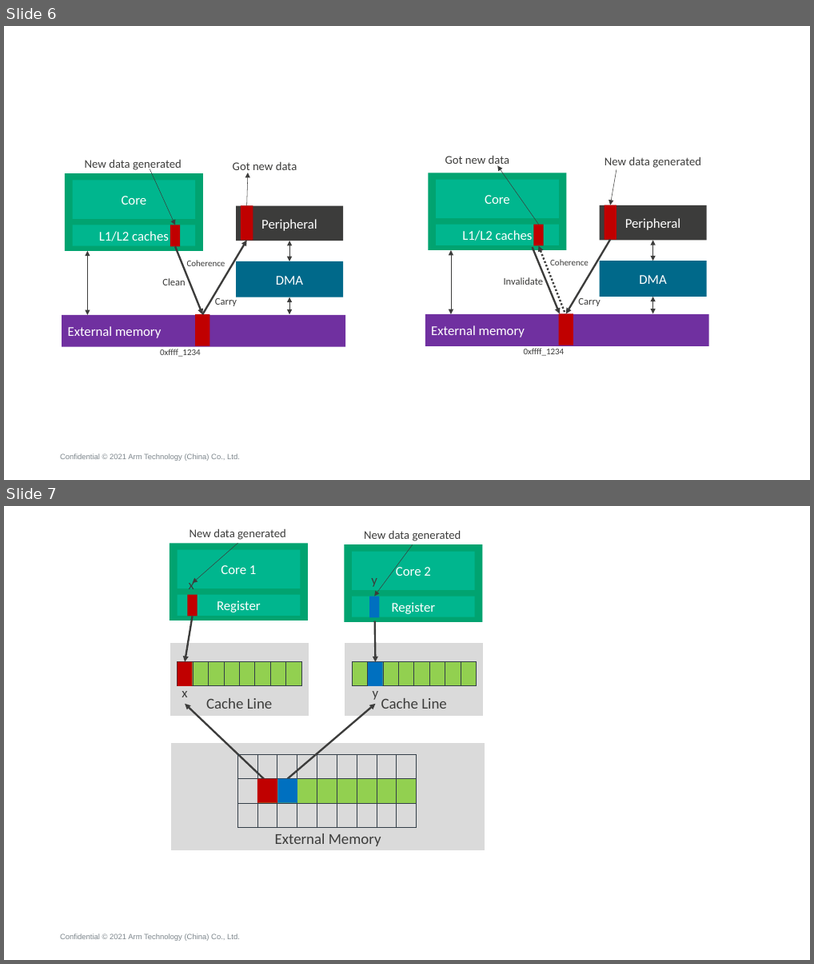
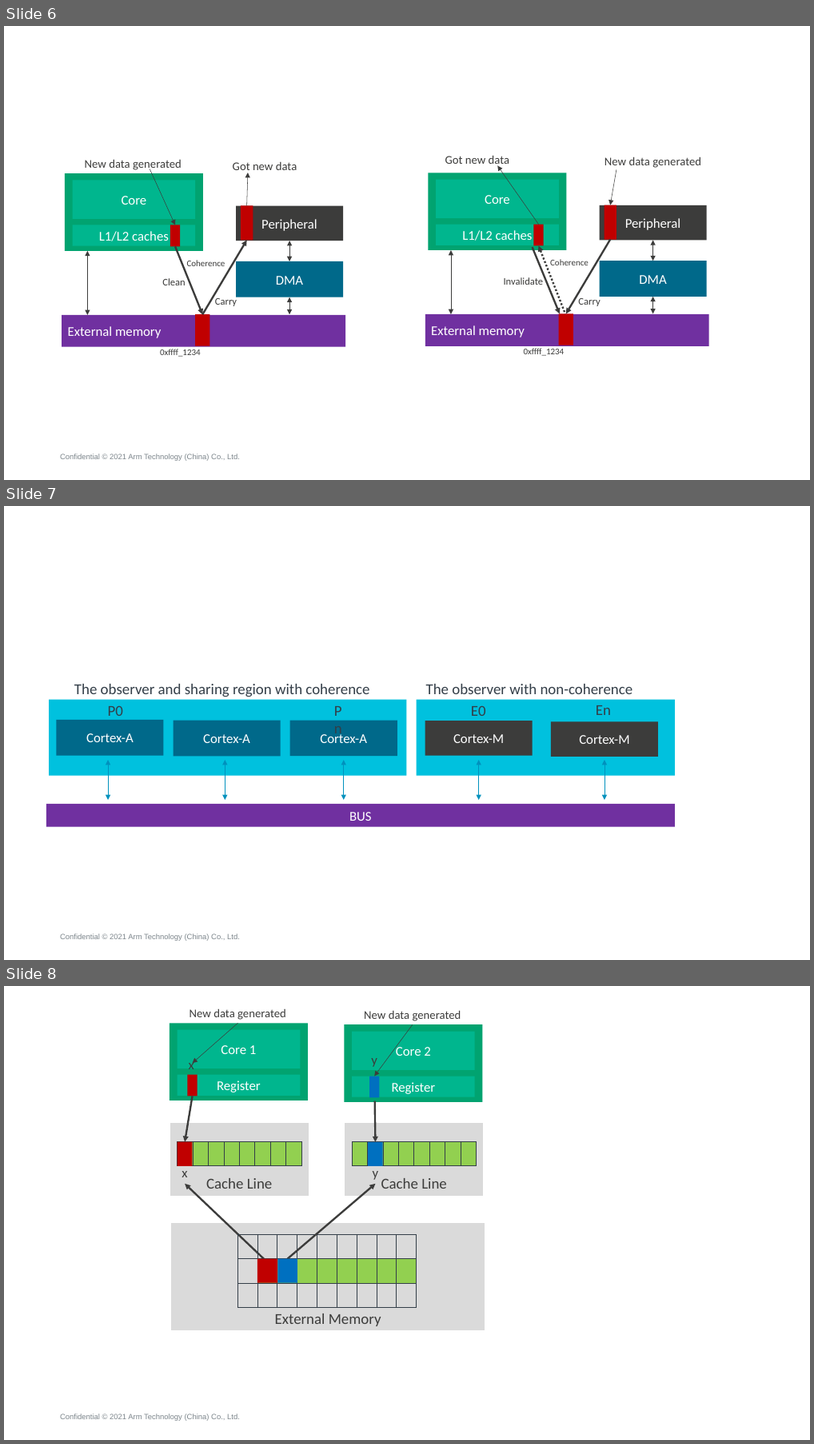
Before and after one commit to carloscn/doclib, a slide deck: ppt/arm/Cache_and_data_coherency_V02.pptx. Shown one above the other, each under a label of ours: slides 6 and 7 before the commit, slides 6, 7 and 8 after it. The pictures are 814x964 and 814x1444 pixels, drawn with LibreOffice and Linux fonts; fonts in the diff are those of the drawing; background and template pictures are left out. Boxes give left, top, right and bottom in pixels: in the first picture for what was removed or moved away, otherwise in the second. Text is boxed around its words. In the diff, an @@ line names an element or a change of style, - is before the commit and + after.

```diff
--- a/ppt/arm/Cache_and_data_coherency_V02.pptx
+++ b/ppt/arm/Cache_and_data_coherency_V02.pptx
@@ slide 7 added at [4, 506, 810, 960], background #FFFFFF; not listed: 1 template element that a slide beside it also shows @@
@@ text added at [74, 684, 370, 696], 18 pt, text #333E48 @@
+The observer and sharing region with coherence
@@ text added at [426, 684, 634, 694], 18 pt, text #333E48 @@
+The observer with non-coherence
@@ rectangle added at [49, 700, 407, 776], fill #00C1DE @@
@@ rectangle added at [57, 720, 164, 756], fill #00698A, 16 pt, text #FFFFFF @@
+Cortex-A
@@ text added at [108, 706, 123, 716], 18 pt, text #333E48 @@
+P0
@@ rectangle added at [174, 720, 281, 756], fill #00698A, 16 pt, text #FFFFFF @@
+Cortex-A
@@ rectangle added at [290, 720, 398, 756], fill #00698A, 16 pt, text #FFFFFF @@
+Cortex-A
@@ text added at [328, 698, 356, 722], 18 pt, text #333E48 @@
+Pn
@@ rectangle added at [417, 700, 675, 776], fill #00C1DE @@
@@ rectangle added at [426, 720, 533, 756], fill #3C3C3B, 16 pt, text #FFFFFF @@
+Cortex-M
@@ text added at [471, 706, 486, 716], 18 pt, text #333E48 @@
+E0
@@ rectangle added at [551, 721, 658, 756], fill #3C3C3B, 16 pt, text #FFFFFF @@
+Cortex-M
@@ text added at [596, 705, 611, 715], 18 pt, text #333E48 @@
+En
@@ double arrow added from (108, 800) to (108, 760), #0091BD 0.5 pt @@
@@ double arrow added from (225, 800) to (225, 760), #0091BD 0.5 pt @@
@@ double arrow added from (344, 800) to (344, 760), #0091BD 0.5 pt @@
@@ double arrow added from (479, 800) to (479, 760), #0091BD 0.5 pt @@
@@ double arrow added from (605, 800) to (605, 760), #0091BD 0.5 pt @@
@@ rectangle added at [46, 804, 675, 827], fill #7030A0, 16 pt, text #FFFFFF @@
+BUS
@@ what was slide 7 is now slide 8 @@
```
Also in this commit, not shown: 1 other file.
